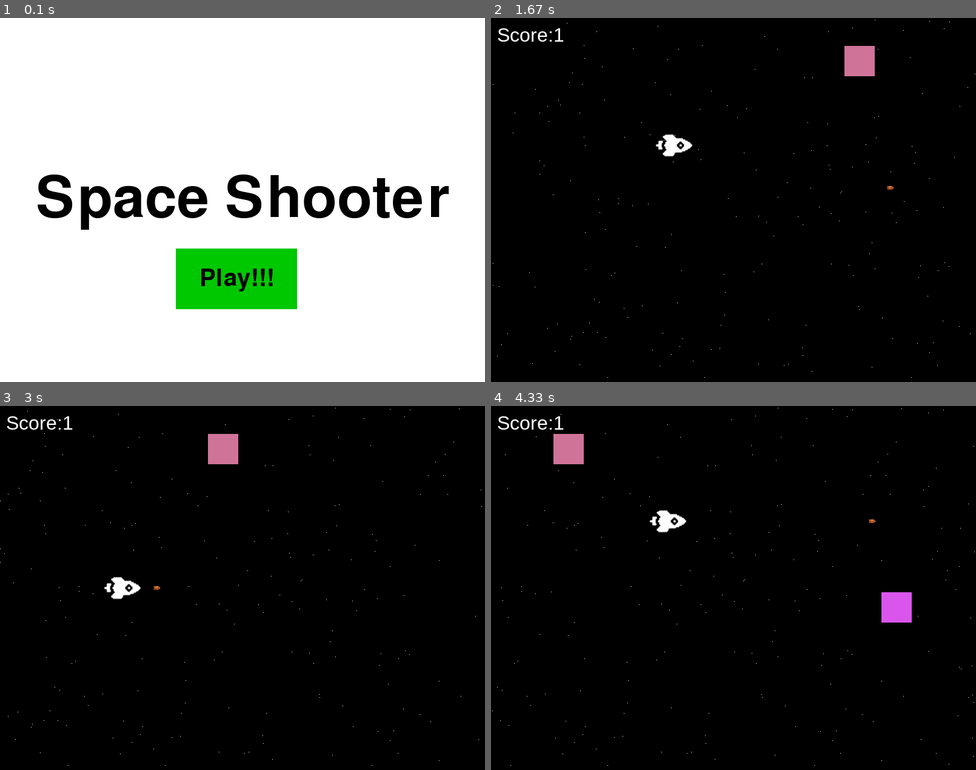
Above: before the commit, frames 1-4 (two rows, left to right).
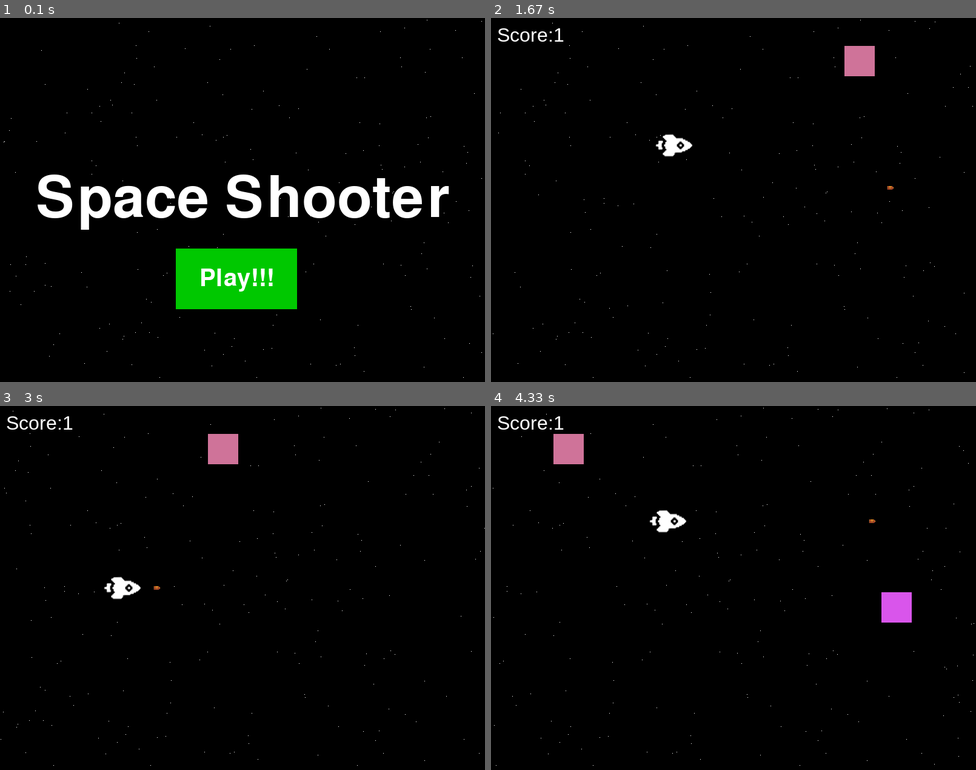
Above: after the commit, the same moments.

Repository: Rmdru/HR-pygame
Game: pygame game, started from main.py
Same seed, same stepped clock (60 frames per second), same inputs: the game is played once before the commit and once after it.
Inputs (mouse positions are in pixels of both pictures, inside the frame that each line leads up to):
- Up to frame 1 (0.1 s): no input
- Up to frame 2 (1.67 s): click "Play!!!" at 0.38 s; hold D 0.67-1.13 s; move the mouse to (714, 214) at 0.7 s; hold W 1.17-1.47 s; tap Space at 1.23, 1.57 s; hold D from 1.5 s (still down)
- Up to frame 3 (3 s): tap Space at 1.87, 2.07, 2.37, 2.63, 2.97 s; release D at 1.97 s; hold A 2-2.53 s; hold S 2.57-2.87 s; hold A from 2.9 s (still down)
- Up to frame 4 (4.33 s): tap Space at 3.27, 3.4, 3.8, 4.1 s; release A at 3.3 s; hold W 3.33-3.7 s; hold D from 3.73 s (still down)

The runs differ from the first frame. In frame 1, 96% of the frame differs, in the area x 0-100%, y 0-100%; in frame 2, less than 0.1%; in frame 3, less than 0.1%; in frame 4, less than 0.1%.

Commit message:
star background is nu een functie, star background nu ook op startscherm

Diff:
--- a/main.py
+++ b/main.py
@@ -43,7 +43,7 @@
 
 # Determine functions and execute them
 def text_settings(text, lettertype_font):
-    text_display = lettertype_font.render(text, True, BLACK)
+    text_display = lettertype_font.render(text, True, WHITE)
     return text_display, text_display.get_rect()
 
 # made top left score text size color
@@ -52,10 +52,35 @@
     text = font.render(t, True, c)
     return text
 
+# Create background
+background = pygame.Surface(canvas.get_size())
+background = background.convert()
+
+# The number/amount of stars on the (background) screen
+STARS_AMOUNT = 200
+
+# Create N stars randomly on the background
+stars = [[random.randint(0, SCREEN_WIDTH), random.randint(0, SCREEN_HEIGHT)]
+        for x in range(STARS_AMOUNT)]
+
+def star_background():
+
+    # Create the background
+    background.fill((0, 0, 0))
+    for star in stars:
+        pygame.draw.line(background,
+                            (255, 255, 255), (star[0], star[1]), (star[0], star[1]))
+        star[0] = star[0] - 1
+        if star[0] < 0:
+            star[0] = SCREEN_WIDTH
+            star[1] = random.randint(0, SCREEN_HEIGHT)
+
+    canvas.blit(background, (0, 0))
+
+
 # Start screen
 def start_screen():
-    #bg color
-    canvas.fill(WHITE)
+    star_background()
 
     text_in_capital_letters = pygame.font.Font('freesansbold.ttf', 95)
     text_appearance_outsidelook, TextRect = text_settings("Space Shooter", text_in_capital_letters)
@@ -114,17 +139,6 @@
     #create game frame variable
     game_frame = 0
 
-    # create background
-    background = pygame.Surface(canvas.get_size())
-    background = background.convert()
-
-    # The number/amount of stars on the (background) screen
-    STARS_AMOUNT = 200
-
-    # create N stars randomly on the background
-    stars = [[random.randint(0, SCREEN_WIDTH), random.randint(0, SCREEN_HEIGHT)]
-            for x in range(STARS_AMOUNT)]
-
     #generate target surfaces
     targets_surface = []
     targets_color = []
@@ -174,20 +188,12 @@
         game_frame = game_frame + 1
         game_time = game_frame / GAME_SPEED
 
+        # Initialise the star background
+        star_background()
+
         #spawn targets on TARGET_SPAWN_INTERVAL
         if game_time % TARGET_SPAWN_INTERVAL == 0:
             spawn_targets()
-
-        background.fill((0, 0, 0))
-        for star in stars:
-            pygame.draw.line(background,
-                             (255, 255, 255), (star[0], star[1]), (star[0], star[1]))
-            star[0] = star[0] - 1
-            if star[0] < 0:
-                star[0] = SCREEN_WIDTH
-                star[1] = random.randint(0, SCREEN_HEIGHT)
-
-        canvas.blit(background, (0, 0))
 
         # loop through target surfaces to draw them on the canvas
         for index, item in enumerate(targets_surface):
